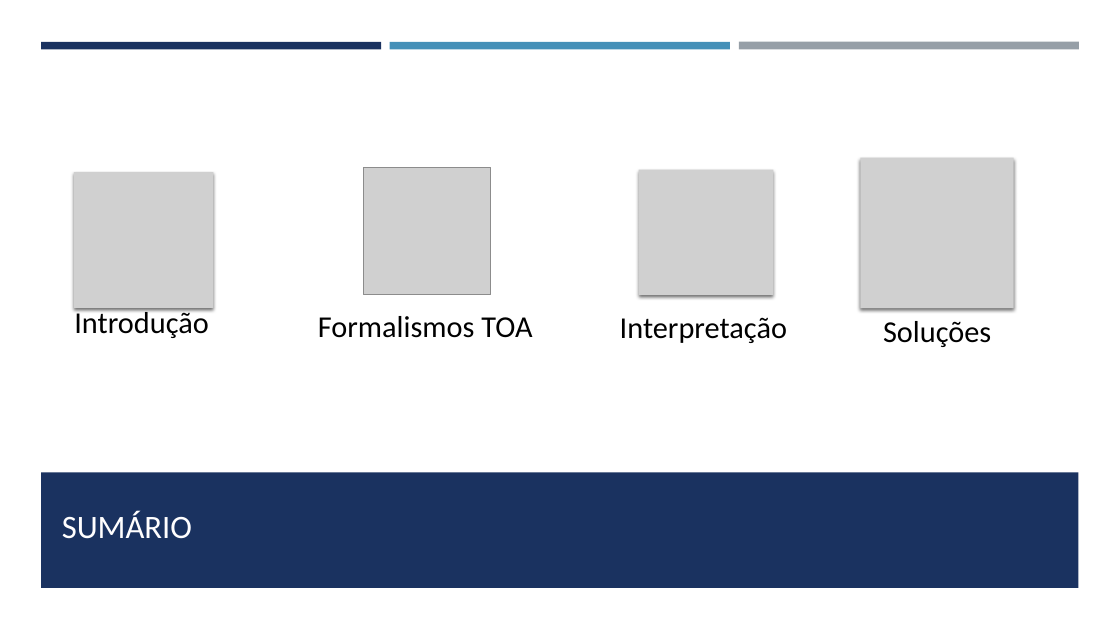
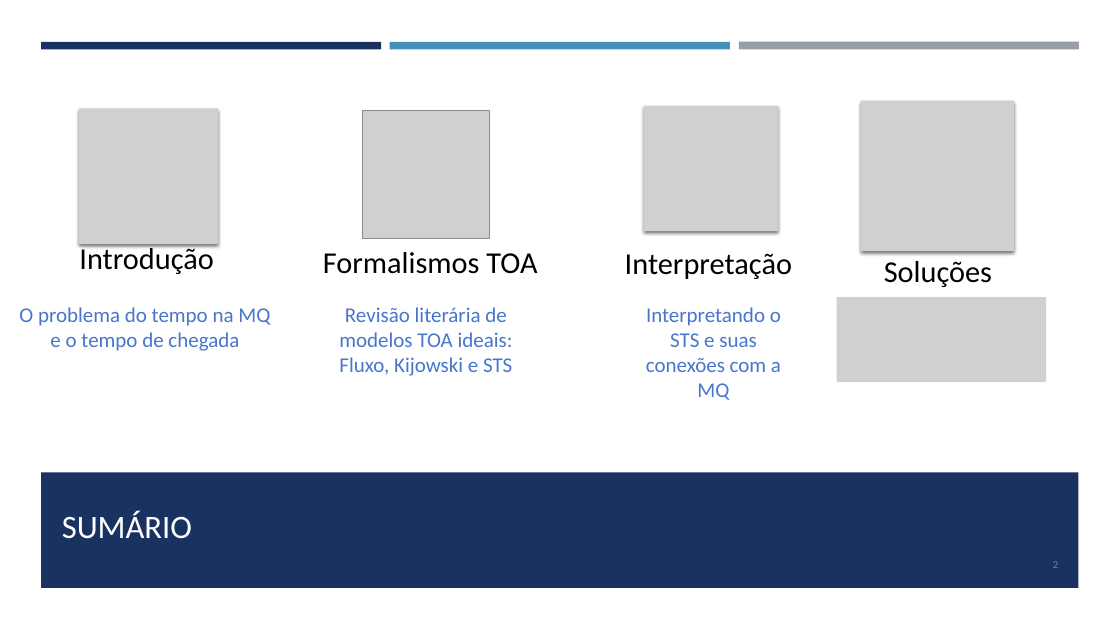
Before and after one commit to REsteche/master_works, a slide deck: slide 2 of conclusion/defesa.pptx. Drawn at 1120x630 pixels with LibreOffice and Linux fonts; fonts in the diff are those of the drawing; grey boxes stand for pictures. Boxes give left, top, right and bottom in pixels: in the first picture for what was removed or moved away, otherwise in the second. Text is boxed around its words. In the diff, an @@ line names an element or a change of style, - is before the commit and + after.

```diff
--- a/conclusion/defesa.pptx
+++ b/conclusion/defesa.pptx
@@ picture added at bbox=[79, 108, 218, 245] @@
@@ picture: place and size @@
-picture at bbox=[363, 167, 491, 295]
+picture at bbox=[362, 111, 490, 239]
@@ picture added at bbox=[644, 106, 779, 231] @@
@@ picture: place and size @@
-picture at bbox=[860, 158, 1014, 308]
+picture at bbox=[861, 101, 1015, 251]
@@ picture removed at bbox=[74, 172, 213, 308] @@
@@ picture removed at bbox=[639, 170, 774, 295] @@
@@ 3 texts: place and size @@
-3 texts at bbox=[74, 308, 787, 343]
+3 texts at bbox=[79, 244, 792, 279]
@@ text "Soluções": place and size @@
-text "Soluções" at bbox=[883, 321, 991, 347]
+text "Soluções" at bbox=[884, 261, 992, 287]
@@ picture added at bbox=[837, 297, 1046, 382] @@
@@ text added at bbox=[19, 307, 270, 351], 18 pt, text #4876CD @@
+O problema do tempo na MQ e o tempo de chegada
@@ text added at bbox=[339, 307, 513, 376], 18 pt, text #4876CD @@
+Revisão literária de modelos TOA ideais: Fluxo, Kijowski e STS
@@ text added at bbox=[646, 307, 781, 400], 18 pt, text #4876CD @@
+Interpretando o STS e suas conexões com a MQ
@@ page number added at bbox=[1053, 561, 1058, 568], 9 pt, text #4590B8 @@
+2
```
Also in this commit, not shown: 18 other slides changed, 31 slides added, 6 slides removed, 1 other file.
